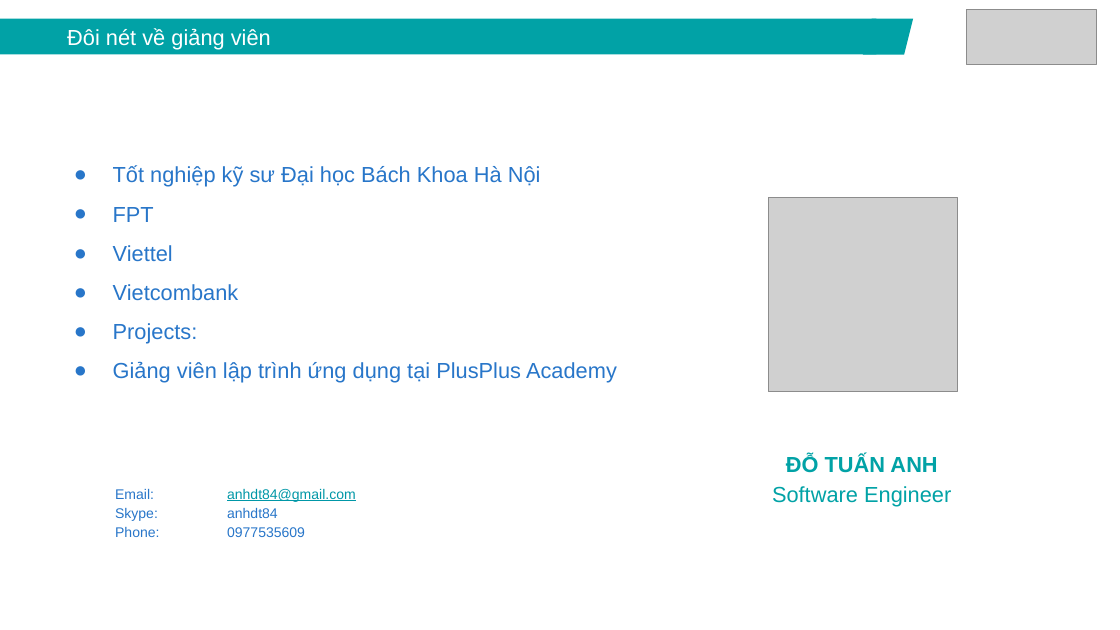
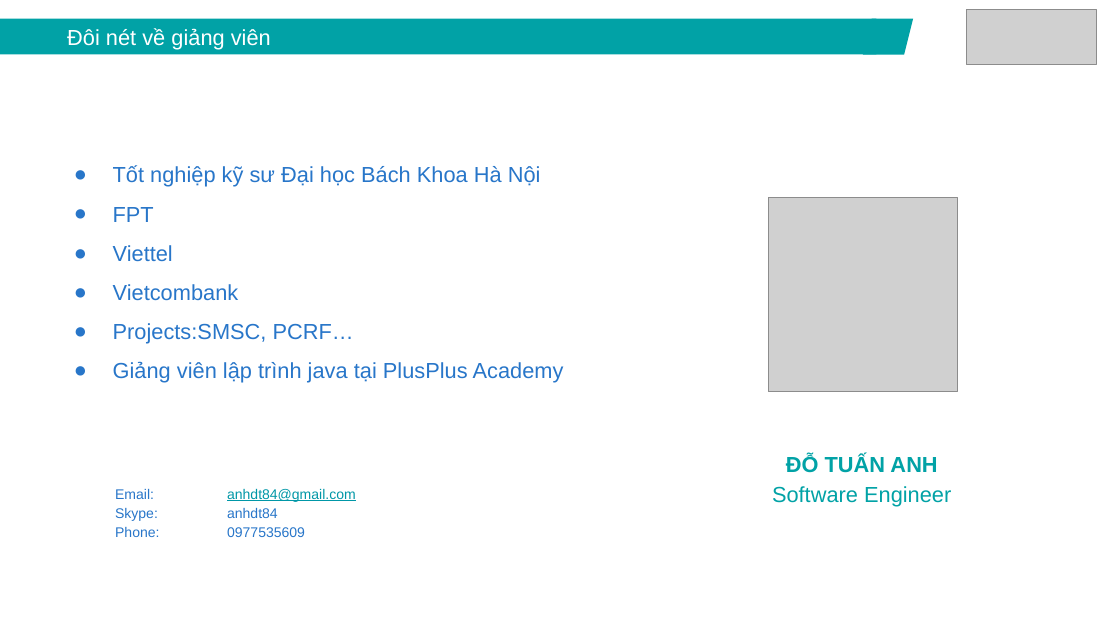
Before and after one commit to lamxung55/javacore, a slide deck: slide 2 of ppt/Java core - Lecture 1 - Introduction.pptx. Drawn at 1120x630 pixels with LibreOffice and Linux fonts; fonts in the diff are those of the drawing; grey boxes stand for pictures. Boxes give left, top, right and bottom in pixels: in the first picture for what was removed or moved away, otherwise in the second. Text is boxed around its words. In the diff, an @@ line names an element or a change of style, - is before the commit and + after.

```diff
--- a/ppt/Java core - Lecture 1 - Introduction.pptx
+++ b/ppt/Java core - Lecture 1 - Introduction.pptx
@@ text at (113,323,564,383): text changed @@
-● Projects:
-● Giảng viên lập trình ứng dụng tại PlusPlus Academy
+● Projects:SMSC, PCRF…
+● Giảng viên lập trình java tại PlusPlus Academy
```
Also in this commit, not shown: 3 other slides changed, 2 slides added, 6 slides removed, 7 other files.
